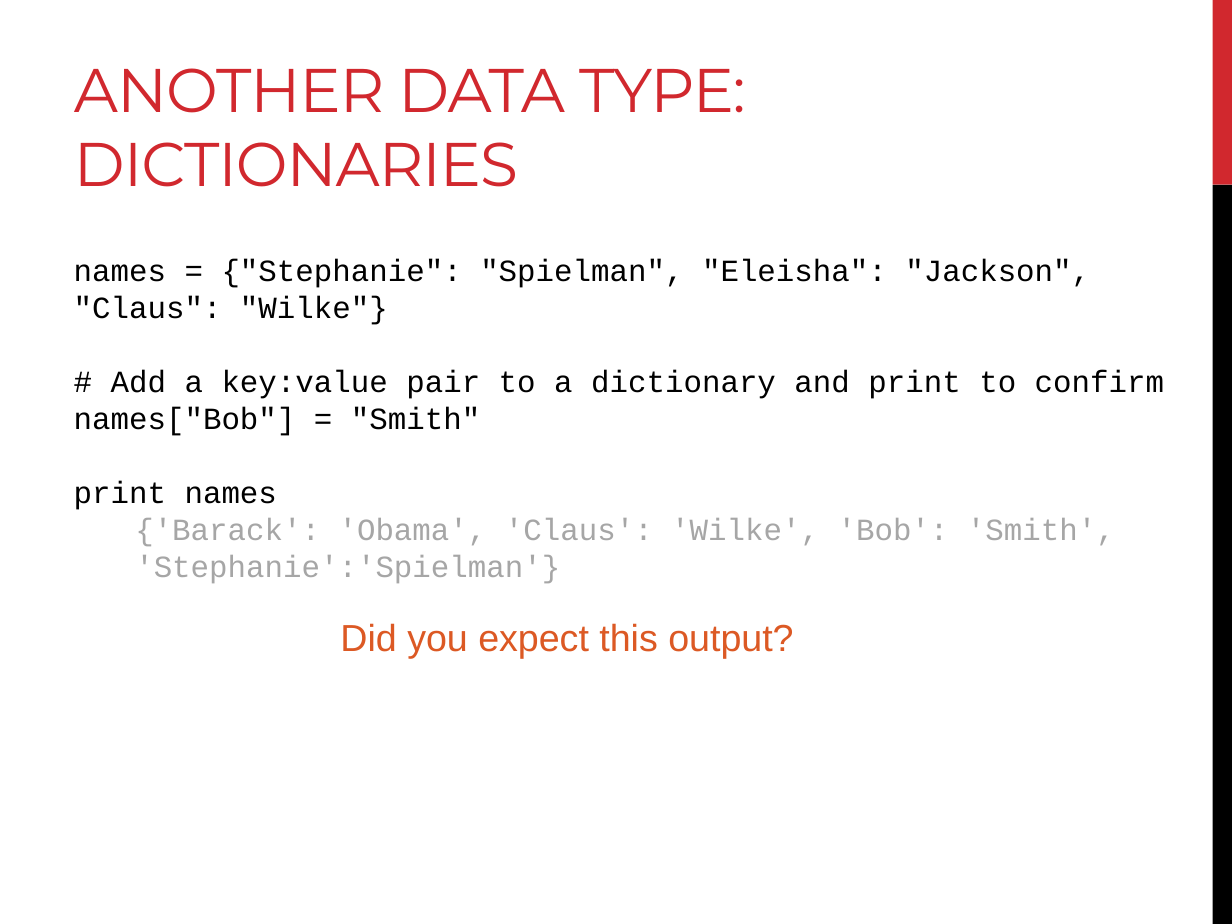
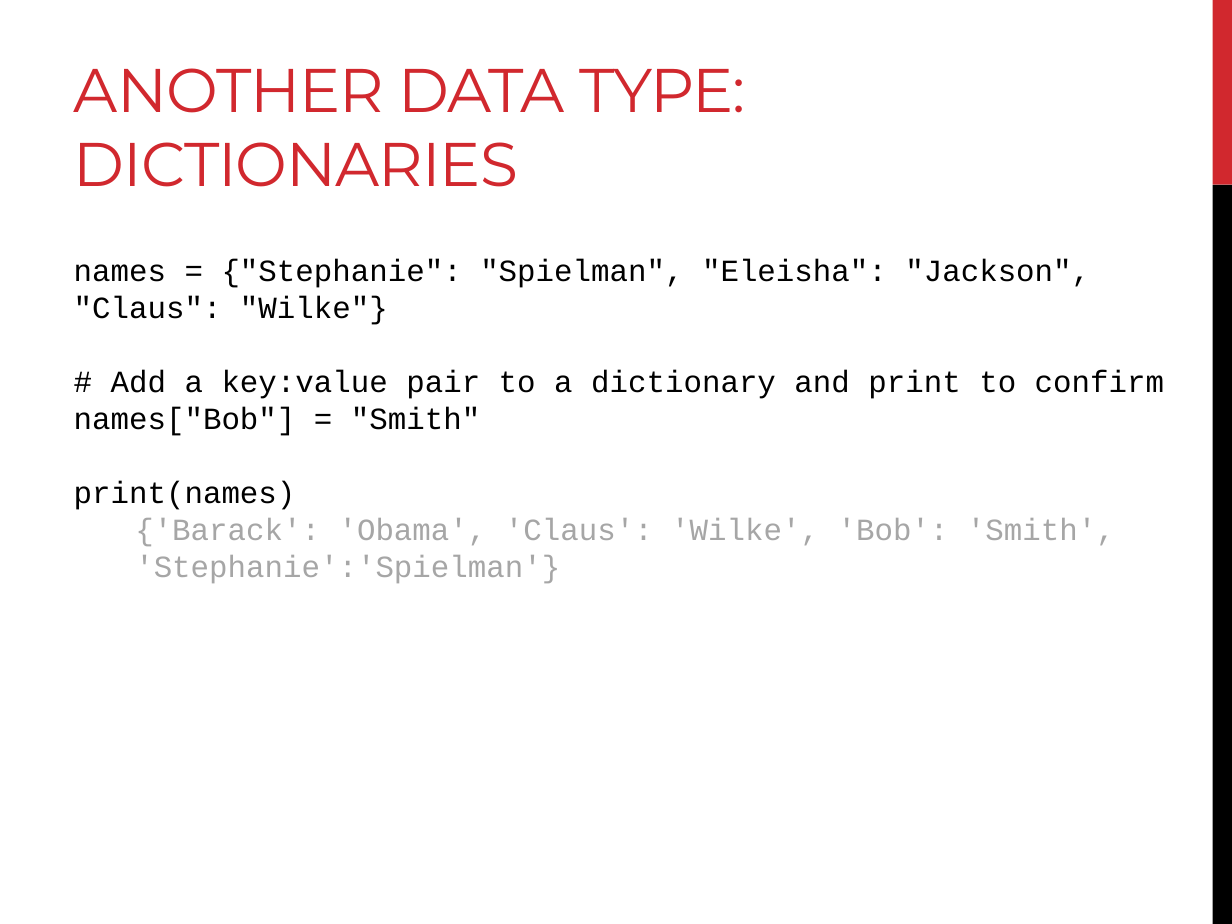
Before and after one commit to sjspielman/bdib2016_python, a slide deck: slide 17 of files/day2_materials/slides_day2.pptx (slide 23 before the commit). Drawn at 1232x924 pixels with LibreOffice and Linux fonts; fonts in the diff are those of the drawing. Boxes give left, top, right and bottom in pixels: in the first picture for what was removed or moved away, otherwise in the second. Text is boxed around its words. In the diff, an @@ line names an element or a change of style, - is before the commit and + after.

```diff
--- a/files/day2_materials/slides_day2.pptx
+++ b/files/day2_materials/slides_day2.pptx
@@ text at (x1=74, y1=481, x2=296, y2=510): text changed @@
-print names
+print(names)
@@ text removed at (x1=340, y1=623, x2=793, y2=659) @@
-Did you expect this output?
```
Also in this commit, not shown: 12 other slides changed, 1 slide added, 10 slides removed, 1 other file.
